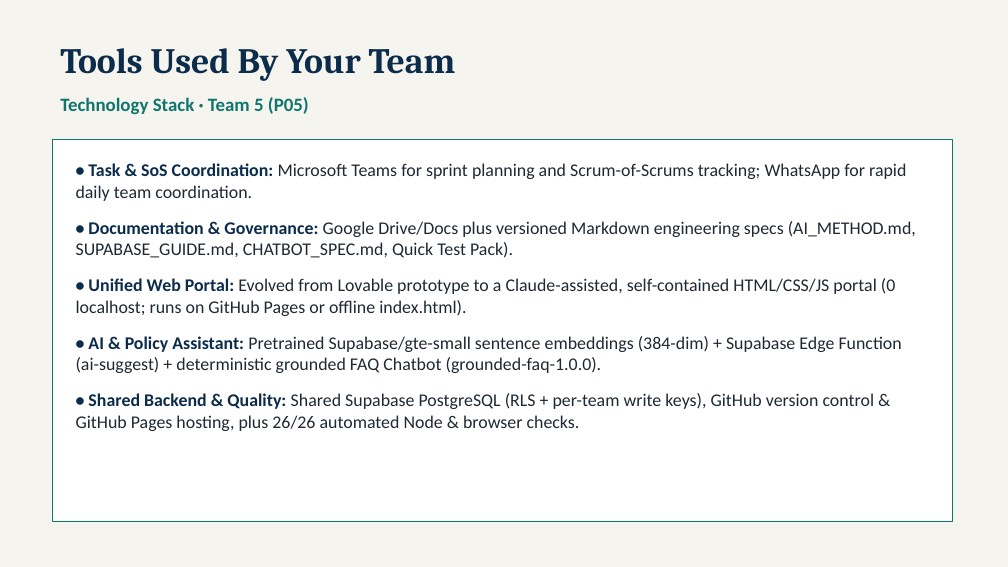
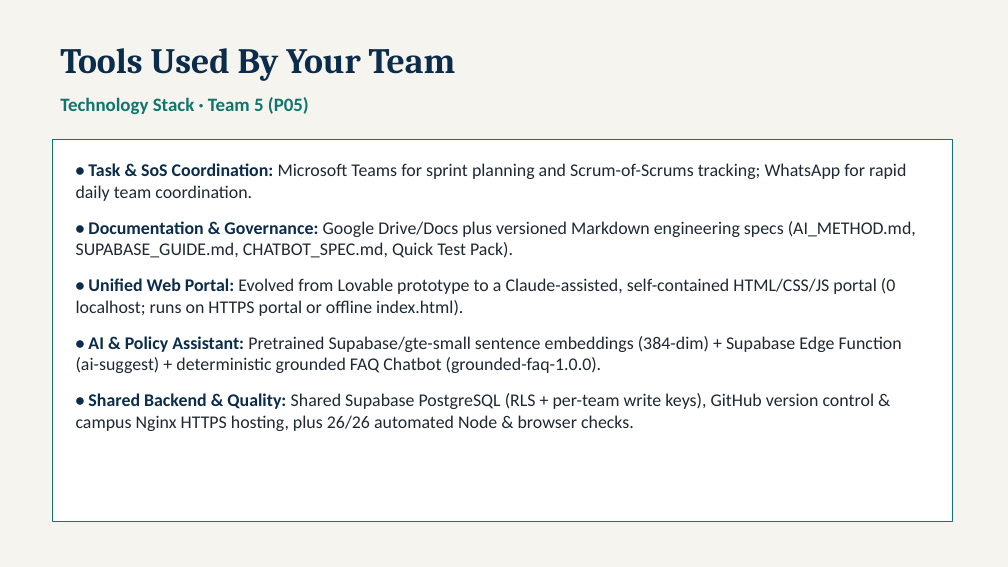
Before and after one commit to WaveWSBS/bus2010-p05-sprint3, a slide deck: slide 2 of sprint3/P05_Sprint_3_Presentation.pptx. Drawn at 1008x567 pixels with LibreOffice and Linux fonts; fonts in the diff are those of the drawing. Boxes give left, top, right and bottom in pixels: in the first picture for what was removed or moved away, otherwise in the second. Text is boxed around its words. In the diff, an @@ line names an element or a change of style, - is before the commit and + after.

Commit message:
chore(sprint3): point portal URLs and deck to https://pms3.mbzuai.wavew.sbs

```diff
--- a/sprint3/P05_Sprint_3_Presentation.pptx
+++ b/sprint3/P05_Sprint_3_Presentation.pptx
@@ text in rectangle at [76,278,895,316]: text changed @@
-• Unified Web Portal: Evolved from Lovable prototype to a Claude-assisted, self-contained HTML/CSS/JS portal (0 localhost; runs on GitHub Pages or offline index.html).
+• Unified Web Portal: Evolved from Lovable prototype to a Claude-assisted, self-contained HTML/CSS/JS portal (0 localhost; runs on HTTPS portal or offline index.html).
@@ text in rectangle at [76,393,875,431]: text changed @@
-• Shared Backend & Quality: Shared Supabase PostgreSQL (RLS + per-team write keys), GitHub version control & GitHub Pages hosting, plus 26/26 automated Node & browser checks.
+• Shared Backend & Quality: Shared Supabase PostgreSQL (RLS + per-team write keys), GitHub version control & campus Nginx HTTPS hosting, plus 26/26 automated Node & browser checks.
```
Also in this commit, not shown: 1 other slide changed, 7 other files.
